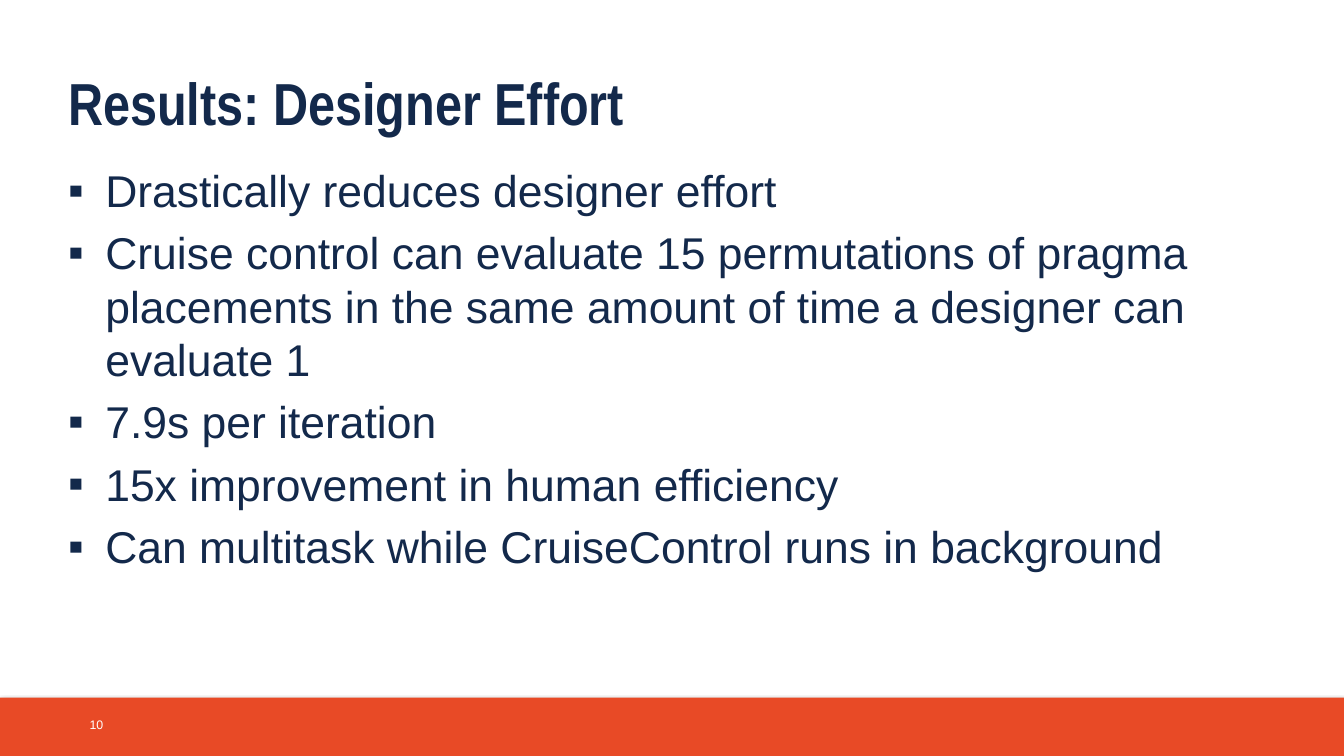
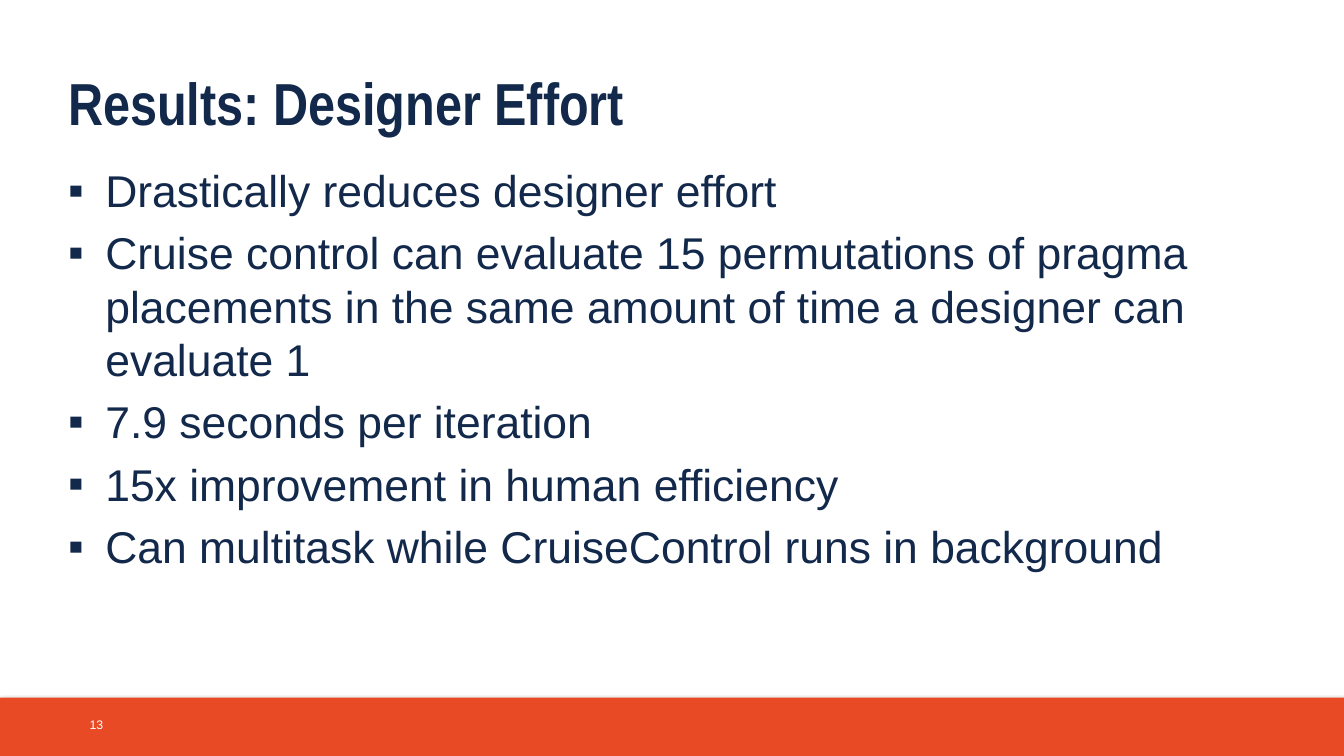
Before and after one commit to atsmith3/CruiseControl, a slide deck: slide 13 of Documentation/final_presentation.pptx (slide 10 before the commit). Drawn at 1344x756 pixels with LibreOffice and Linux fonts; fonts in the diff are those of the drawing; background and template pictures are left out. Boxes give left, top, right and bottom in pixels: in the first picture for what was removed or moved away, otherwise in the second. Text is boxed around its words. In the diff, an @@ line names an element or a change of style, - is before the commit and + after.

```diff
--- a/Documentation/final_presentation.pptx
+++ b/Documentation/final_presentation.pptx
@@ text at (105, 405, 592, 448): text changed @@
-▪ 7.9s per iteration
+▪ 7.9 seconds per iteration
@@ page number at (90, 720, 104, 729): text changed @@
-10
+13
```
Also in this commit, not shown: 7 other slides changed, 3 slides added.
